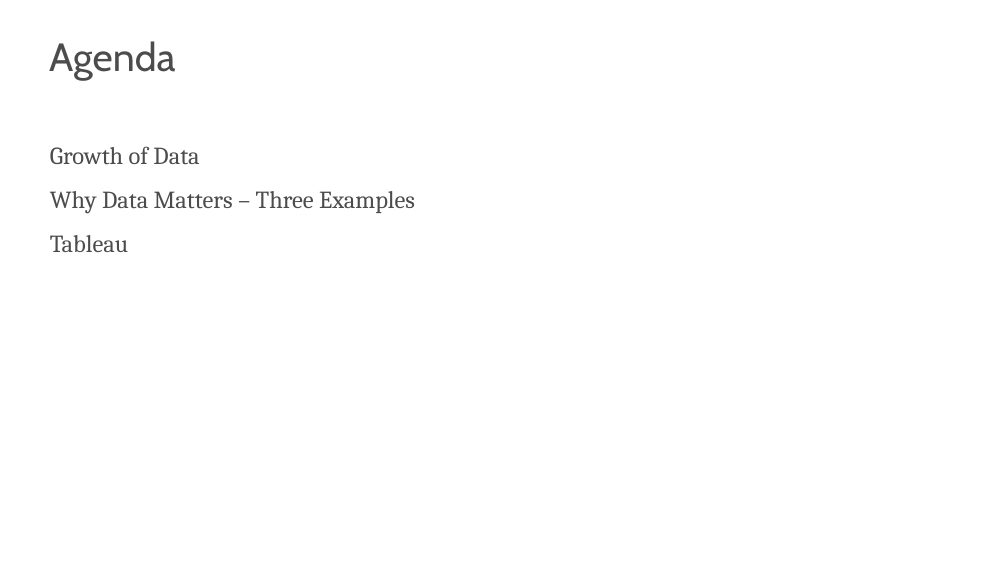
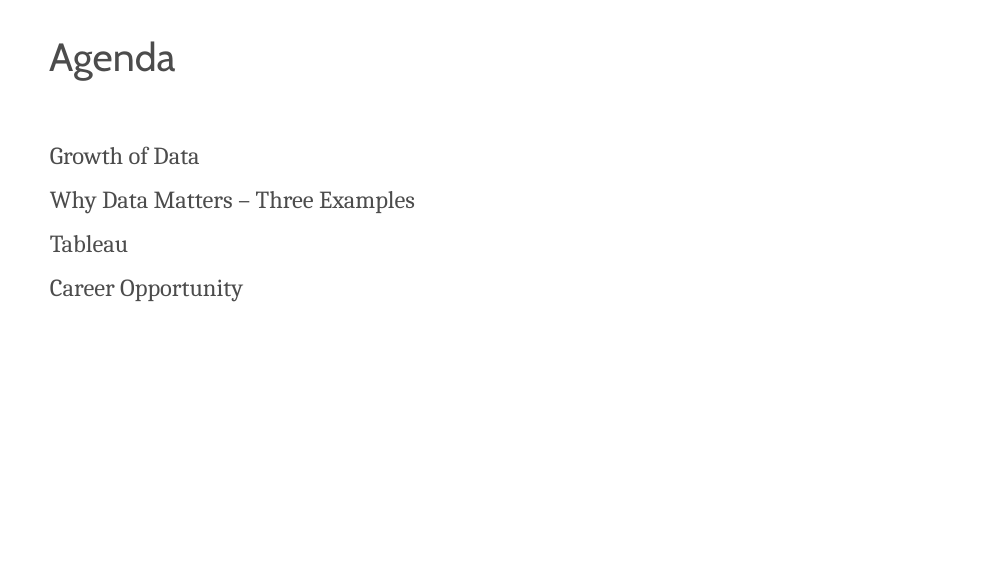
Before and after one commit to s-kyle-reed/data-lecture, a slide deck: slide 9 of lecture.pptx. Drawn at 1008x567 pixels with LibreOffice and Linux fonts; fonts in the diff are those of the drawing; background and template pictures are left out. Boxes give left, top, right and bottom in pixels: in the first picture for what was removed or moved away, otherwise in the second. Text is boxed around its words. In the diff, an @@ line names an element or a change of style, - is before the commit and + after.

Commit message:
added career opportunitites

```diff
--- a/lecture.pptx
+++ b/lecture.pptx
@@ text at <box>50,279,243,302</box>: paragraph added @@
+Career Opportunity
```
Also in this commit, not shown: 1 other slide changed, 1 slide added.
